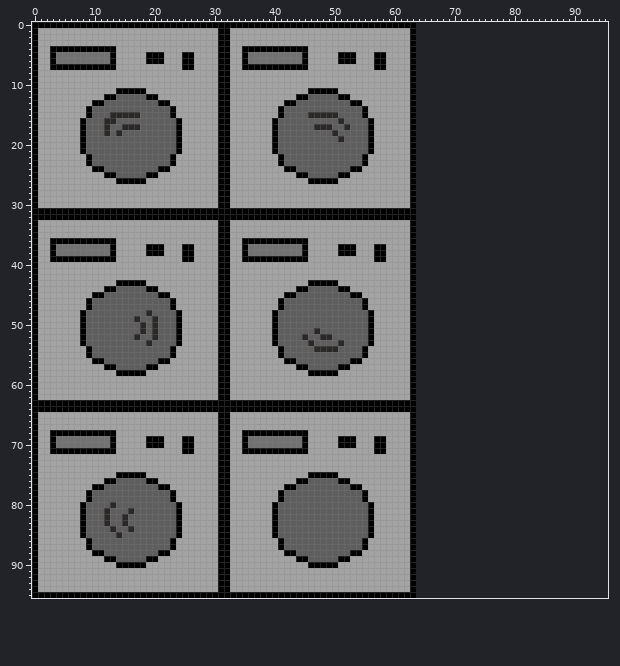
One commit to this sprite sheet: models/dryer/dryer.png. This is how it looked before the edit.
The file is 64x96 pixels. The old version is drawn lined up with the new one, on the new canvas.
After:
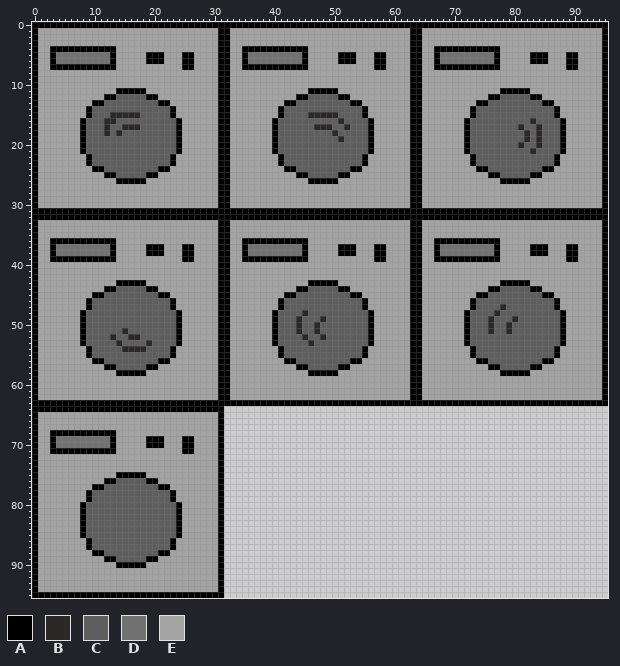
Palette (. is transparent): A #000000  B #2b2828  C #5e5e5e  D #727272  E #a3a3a3
Log entry: made dryer inherit from washer
Change:
canvas 64x96 -> 96x96
Changed rows in their new state; - is an unchanged pixel.
first column x 12:
 0 ----------------------------------------------------AAAAAAAAAAAAAAAAAAAAAAAAAAAAAAAA
 1 ----------------------------------------------------AEEEEEEEEEEEEEEEEEEEEEEEEEEEEEEA
 2 ----------------------------------------------------AEEEEEEEEEEEEEEEEEEEEEEEEEEEEEEA
 3 ----------------------------------------------------AEEEEEEEEEEEEEEEEEEEEEEEEEEEEEEA
 4 ----------------------------------------------------AEEAAAAAAAAAAAEEEEEEEEEEEEEEEEEA
 5 ----------------------------------------------------AEEADDDDDDDDDAEEEEEAAAEEEAAEEEEA
 6 ----------------------------------------------------AEEADDDDDDDDDAEEEEEAAAEEEAAEEEEA
 7 ----------------------------------------------------AEEAAAAAAAAAAAEEEEEEEEEEEAAEEEEA
 8 ----------------------------------------------------AEEEEEEEEEEEEEEEEEEEEEEEEEEEEEEA
 9 ----------------------------------------------------AEEEEEEEEEEEEEEEEEEEEEEEEEEEEEEA
10 ----------------------------------------------------AEEEEEEEEEEEEEEEEEEEEEEEEEEEEEEA
11 ----------------------------------------------------AEEEEEEEEEEEEEAAAAAEEEEEEEEEEEEA
12 ----------------------------------------------------AEEEEEEEEEEEAACCCCCAAEEEEEEEEEEA
13 ----------------------------------------------------AEEEEEEEEEAACCCCCCCCCAAEEEEEEEEA
14 ----------------------------------------------------AEEEEEEEEACCCCCCCCCCCCCAEEEEEEEA
15 ----------------------------------------------------AEEEEEEEEACCCCCCCCCCCCCAEEEEEEEA
16 ----------------------------------------------------AEEEEEEEACCCCCCCCCCBCCCCAEEEEEEA
17 ----------------------------------------------------AEEEEEEEACCCCCCCCBCCBCCCAEEEEEEA
18 ----------------------------------------------------AEEEEEEEACCCCCCCCCBCBCCCAEEEEEEA
19 ----------------------------------------------------AEEEEEEEACCCCCCCCCBCBCCCAEEEEEEA
20 ----------------------------------------------------AEEEEEEEACCCCCCCCBCCBCCCAEEEEEEA
21 ----------------------------------------------------AEEEEEEEACCCCCCCCCCBCCCCAEEEEEEA
22 ----------------------------------------------------AEEEEEEEEACCCCCCCCCCCCCAEEEEEEEA
23 ----------------------------------------------------AEEEEEEEEACCCCCCCCCCCCCAEEEEEEEA
24 ----------------------------------------------------AEEEEEEEEEAACCCCCCCCCAAEEEEEEEEA
25 ----------------------------------------------------AEEEEEEEEEEEAACCCCCAAEEEEEEEEEEA
26 ----------------------------------------------------AEEEEEEEEEEEEEAAAAAEEEEEEEEEEEEA
27 ----------------------------------------------------AEEEEEEEEEEEEEEEEEEEEEEEEEEEEEEA
28 ----------------------------------------------------AEEEEEEEEEEEEEEEEEEEEEEEEEEEEEEA
29 ----------------------------------------------------AEEEEEEEEEEEEEEEEEEEEEEEEEEEEEEA
30 ----------------------------------------------------AEEEEEEEEEEEEEEEEEEEEEEEEEEEEEEA
31 ----------------------------------------------------AAAAAAAAAAAAAAAAAAAAAAAAAAAAAAAA
32 ----------------------------------------------------AAAAAAAAAAAAAAAAAAAAAAAAAAAAAAAA
33 ----------------------------------------------------AEEEEEEEEEEEEEEEEEEEEEEEEEEEEEEA
34 ----------------------------------------------------AEEEEEEEEEEEEEEEEEEEEEEEEEEEEEEA
35 ----------------------------------------------------AEEEEEEEEEEEEEEEEEEEEEEEEEEEEEEA
36 ----------------------------------------------------AEEAAAAAAAAAAAEEEEEEEEEEEEEEEEEA
37 ----------------------------------------------------AEEADDDDDDDDDAEEEEEAAAEEEAAEEEEA
38 ----------------------------------------------------AEEADDDDDDDDDAEEEEEAAAEEEAAEEEEA
39 ----------------------------------------------------AEEAAAAAAAAAAAEEEEEEEEEEEAAEEEEA
40 ----------------------------------------------------AEEEEEEEEEEEEEEEEEEEEEEEEEEEEEEA
41 ----------------------------------------------------AEEEEEEEEEEEEEEEEEEEEEEEEEEEEEEA
42 ----------------------------------------------------AEEEEEEEEEEEEEEEEEEEEEEEEEEEEEEA
43 ----------------------------------------------------AEEEEEEEEEEEEEAAAAAEEEEEEEEEEEEA
44 ----------------------------------------------------AEEEEEEEEEEEAACCCCCAAEEEEEEEEEEA
45 ----------------------------------------------------AEEEEEEEEEAACCCCCCCCCAAEEEEEEEEA
46 ----------------------------------------------------AEEEEEEEEACCCCCCCCCCCCCAEEEEEEEA
47 ----------------------------------------------------AEEEEEEEEACCCCBCCCCCCCCAEEEEEEEA
48 -------C-------------------------B------------------AEEEEEEEACCCCBCCCCCCCCCCAEEEEEEA
49 -----C--C-----------------------B---B---------------AEEEEEEEACCCBCCCBCCCCCCCAEEEEEEA
50 ------C-C-----------------------B--B----------------AEEEEEEEACCCBCCBCCCCCCCCAEEEEEEA
51 ---B--C-C-----------------------B-------------------AEEEEEEEACCCBCCBCCCCCCCCAEEEEEEA
52 -B--B---C----------------------------C--------------AEEEEEEEACCCCCCCCCCCCCCCAEEEEEEA
53 --B------------------------------------C------------AEEEEEEEACCCCCCCCCCCCCCCAEEEEEEA
54 ---BBBB----------------------------CCCC-------------AEEEEEEEEACCCCCCCCCCCCCAEEEEEEEA
55 ----------------------------------------------------AEEEEEEEEACCCCCCCCCCCCCAEEEEEEEA
56 ----------------------------------------------------AEEEEEEEEEAACCCCCCCCCAAEEEEEEEEA
57 ----------------------------------------------------AEEEEEEEEEEEAACCCCCAAEEEEEEEEEEA
58 ----------------------------------------------------AEEEEEEEEEEEEEAAAAAEEEEEEEEEEEEA
59 ----------------------------------------------------AEEEEEEEEEEEEEEEEEEEEEEEEEEEEEEA
60 ----------------------------------------------------AEEEEEEEEEEEEEEEEEEEEEEEEEEEEEEA
61 ----------------------------------------------------AEEEEEEEEEEEEEEEEEEEEEEEEEEEEEEA
62 ----------------------------------------------------AEEEEEEEEEEEEEEEEEEEEEEEEEEEEEEA
63 ----------------------------------------------------AAAAAAAAAAAAAAAAAAAAAAAAAAAAAAAA
64 --------------------................................--------------------------------
65 --------------------................................--------------------------------
66 --------------------................................--------------------------------
67 --------------------................................--------------------------------
68 --------------------................................--------------------------------
69 --------------------................................--------------------------------
70 --------------------................................--------------------------------
71 --------------------................................--------------------------------
72 --------------------................................--------------------------------
73 --------------------................................--------------------------------
74 --------------------................................--------------------------------
75 --------------------................................--------------------------------
76 --------------------................................--------------------------------
77 --------------------................................--------------------------------
78 --------------------................................--------------------------------
79 --------------------................................--------------------------------
80 -C------------------................................--------------------------------
81 C---C---------------................................--------------------------------
82 C--C----------------................................--------------------------------
83 C--C----------------................................--------------------------------
84 -C--C---------------................................--------------------------------
85 --C-----------------................................--------------------------------
86 --------------------................................--------------------------------
87 --------------------................................--------------------------------
88 --------------------................................--------------------------------
89 --------------------................................--------------------------------
90 --------------------................................--------------------------------
91 --------------------................................--------------------------------
92 --------------------................................--------------------------------
93 --------------------................................--------------------------------
94 --------------------................................--------------------------------
95 --------------------................................--------------------------------
Pixel boxes of the changes (left, top, right, bottom) in both pictures:
changed: (224, 22, 608, 598)
changed: (110, 310, 158, 352)
changed: (104, 502, 134, 538)
